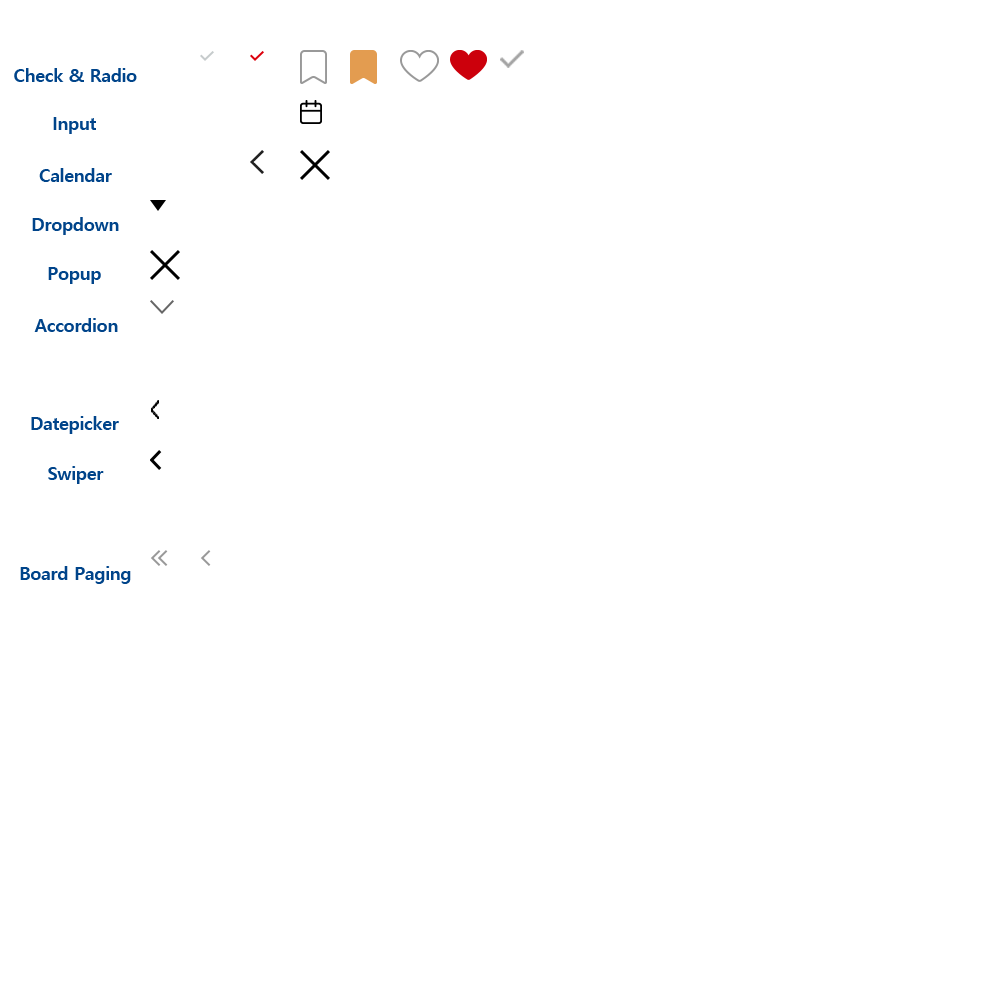
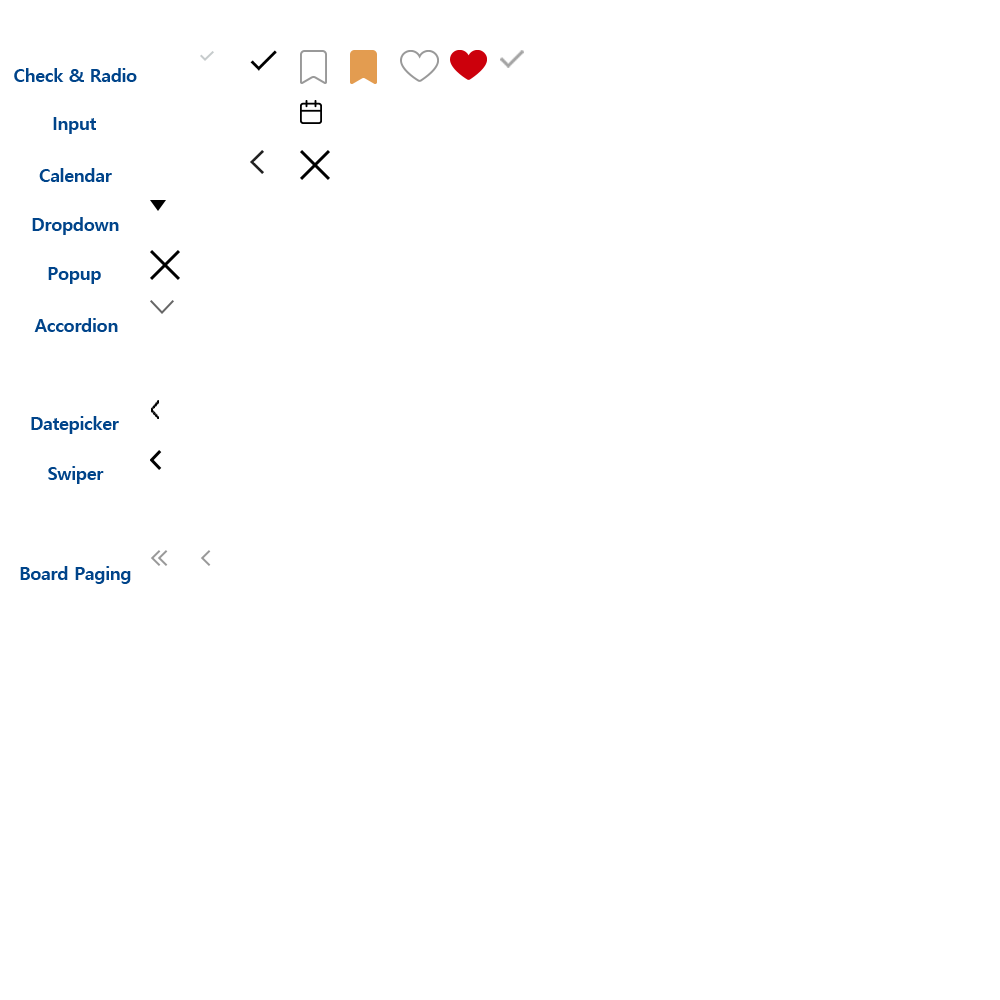
Before/after of a 1000px x 1000px layered artwork. What changed in the layer stack:
renamed "레이어 56" to "레이어 61", painted on it over [250, 50, 277, 71]
